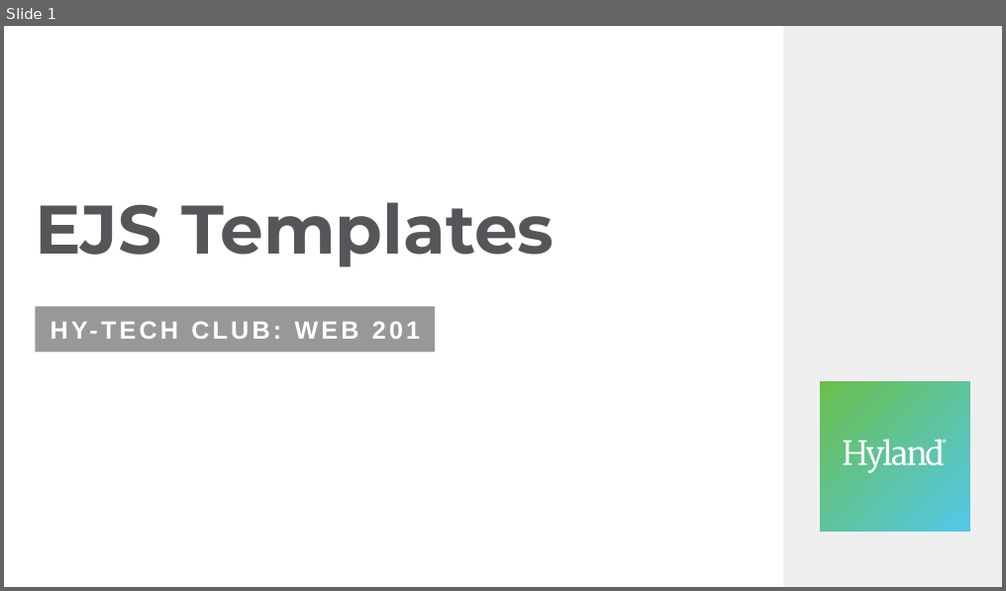
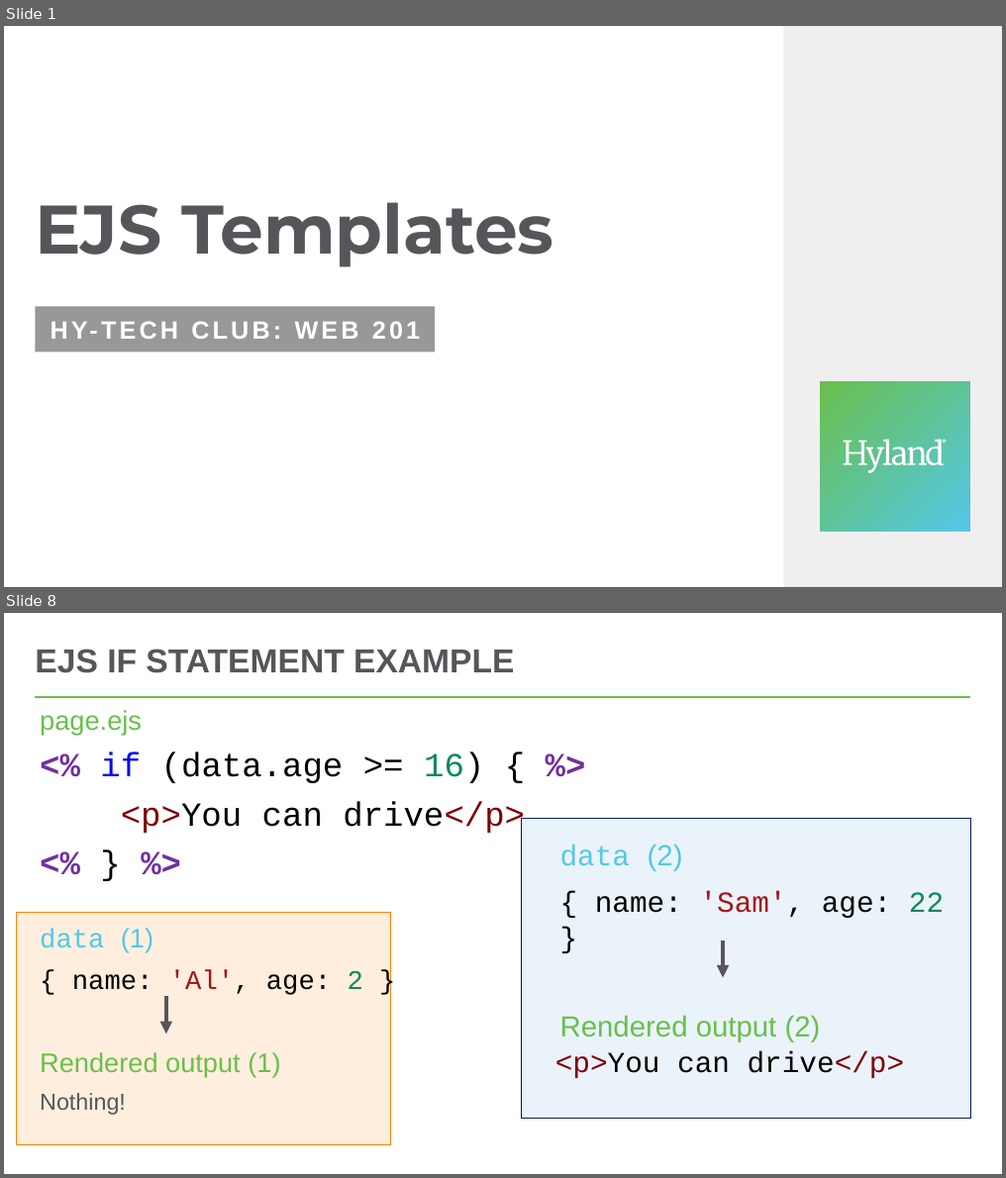
Before and after one commit to hytechclub/web-201, a slide deck: EjsTemplates/EjsTemplates.pptx. Shown one above the other, each under a label of ours: slide 1 before the commit, slides 1 and 8 after it; the slides between them are not shown. The pictures are 1006x591 and 1006x1178 pixels, drawn with LibreOffice and Linux fonts; fonts in the diff are those of the drawing. Boxes give left, top, right and bottom in pixels: in the first picture for what was removed or moved away, otherwise in the second. Text is boxed around its words. In the diff, an @@ line names an element or a change of style, - is before the commit and + after.

```diff
--- a/EjsTemplates/EjsTemplates.pptx
+++ b/EjsTemplates/EjsTemplates.pptx
@@ slide 8 added at (x1=4, y1=613, x2=1002, y2=1174), background #FFFFFF @@
@@ title added at (x1=35, y1=649, x2=514, y2=673), 32 pt, text #56565A, bold @@
+EJS IF STATEMENT EXAMPLE
@@ line added from (36, 697) to (971, 697), #54C8E8 2.25 pt @@
@@ text added at (x1=40, y1=710, x2=525, y2=1115), 25.9 pt, text #000000 @@
+page.ejs
+<% if (data.age >= 16) { %>
+<p>You can drive</p>
+<% } %>
+data (1)
+{ name: 'Al', age: 2 }
+Rendered output (1)
+Nothing!
@@ rectangle added at (x1=522, y1=819, x2=971, y2=1118), fill #0070C0 at 8% opacity, outline #002060 1 pt @@
@@ text added at (x1=560, y1=844, x2=944, y2=918), 28 pt, text #000000 @@
+data (2)
+{ name: 'Sam', age: 22 }
@@ rectangle added at (x1=17, y1=912, x2=391, y2=1146), fill #FF8300 at 13% opacity, outline #FF8300 1 pt @@
@@ arrow added from (723, 941) to (723, 978), #56565A 4 pt @@
@@ arrow added from (166, 996) to (166, 1034), #56565A 4 pt @@
@@ text added at (x1=555, y1=1015, x2=905, y2=1078), 28 pt, text #6ABF4B @@
+Rendered output (2)
+<p>You can drive</p>
```
Also in this commit, not shown: 2 slides changed, 5 other slides added, 2 slides removed, 1 other file.
